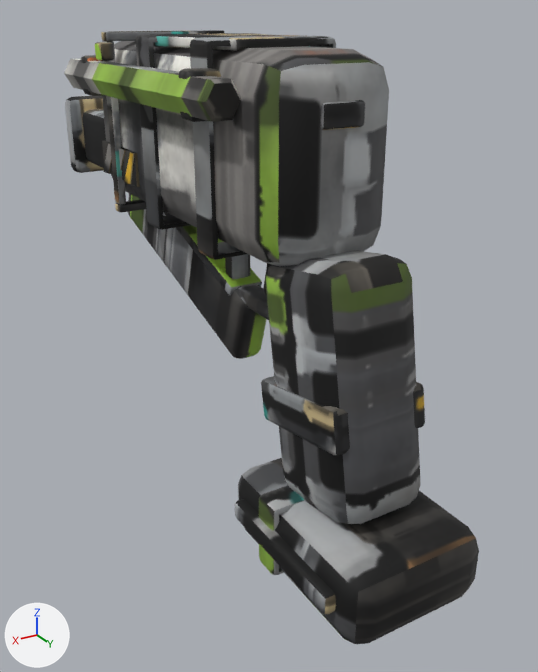
What one commit did to the FBX model art/gear/nail_gun/nail_gun.fbx.
The view is the same before and after, from a 50 mm camera at (0.00678, 0.01395, 0.00933) aimed at (-0.00083, 0.00126, 0.00299). Lighting does not change. The marker at lower left points along +X, +Y and +Z. The first picture is the older version. Where no turn or scale is listed for an object, it has been applied to the vertices. Vertices at exactly the same position are counted once.

Names of what the first picture shows: 'Glow', 'Handle', 'Mag'.
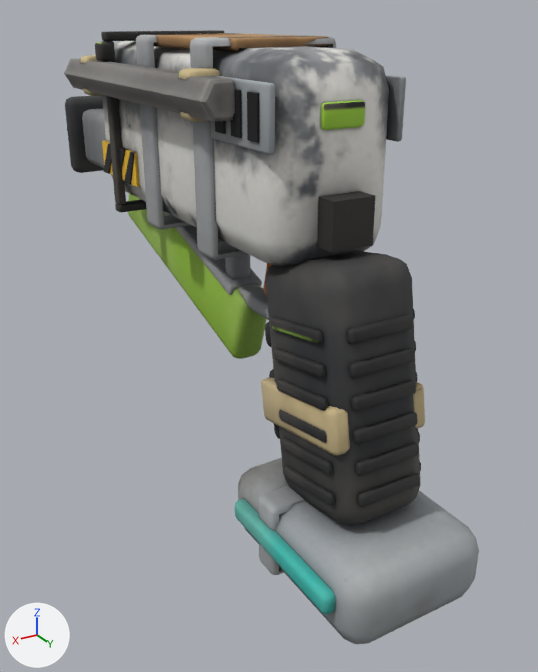
Changed parts and their boxes (x1, y1, x2, y2) in the pictures (538 x 672 px):
'Rear', added: after (316, 191, 375, 253)
part 1 of me_handle, added: after (247, 92, 260, 143)
part 2 of me_handle, built on: after (265, 309, 421, 507)
part 3 of me_handle, added: after (386, 75, 406, 142)
part 4 of me_handle, built on: after (211, 76, 275, 155)
part 5 of me_handle, surface changed: (64, 30, 479, 644) in both
part 6 of me_mag, surface changed (grey to green): (128, 193, 267, 359) in both
part 7 of me_glow, surface changed (black to green): (321, 100, 365, 130) in both

The edits, one by one:
me_glow has 44 vertices, 84 faces and spans x -0.0006..0.0002, y 0.004425..0.004545, z 0.00775..0.00815.
me_glow is used by ob_glow; location (0.0, 0.0, 0.0).
me_glow part 7: texture (UV) coordinates of 84 of 84 faces, centred in x -0.000594..0.000194, y 0.004425..0.004545, z 0.007756..0.008144, changed; they spanned u 0.13..0.98, v 0.89..0.97 and now span u 0.33..0.71, v 0.91..0.99.
me_handle is used by ob_handle; location (0.0, 0.0, 0.0).
me_handle had 1220 vertices, 2138 faces and spanned x -0.00165..0.00165, y -0.00684..0.00717, z 0.0..0.00903.
me_handle now has 2256 vertices, 3810 faces and spans x -0.00165..0.00165, y -0.00684..0.00717, z 0.0..0.00903.
me_handle part 1: a new loose piece, a box spanning x 0.00095..0.00111, y 0.00386..0.00416, z 0.0076..0.0083, in mat_nail_gun (picture img_nail_gun_color_png).
me_handle part 2: 14 vertices removed from x -0.00041..0.00001, y 0.00352..0.00358, z 0.00401..0.00429; 904 vertices added at x -0.00118..0.00078, y 0.00335..0.00623, z 0.00178..0.00499.
me_handle part 3: 68 vertices added at x -0.00151..-0.00135, y 0.00253..0.00443, z 0.00745..0.00845.
me_handle part 4: 1 vertex removed from x 0.00093, y 0.0027, z 0.00785; 63 vertices added at x 0.00095..0.00111, y 0.00253..0.00443, z 0.00745..0.00845.
me_handle part 5: 2086 kept faces spanning x -0.00165..0.00165, y -0.00684..0.00717, z 0.0..0.00903 get new texture (UV) coordinates.
Other edits to the shape of me_handle do not show in these pictures.
me_mag has 112 vertices, 204 faces and spans x -0.00058..0.00017, y -0.00436..0.00191, z 0.00269..0.00618.
me_mag is used by ob_mag; location (0.0, 0.0, 0.0).
me_mag part 6: texture (UV) coordinates of 204 of 204 faces, centred in x -0.00058..0.00017, y -0.00435..0.0019, z 0.0027..0.00618, changed; they spanned u 0.0..0.97, v 0.0..0.97 and now span u 0.1..0.97, v 0.34..0.94.
Mesh me_rear is new.
It is a box spanning x -0.0006..0.0002, y 0.004075..0.004875, z 0.00595..0.00675.
It uses material mat_nail_gun (picture img_nail_gun_color_png).
Object 'Rear' (ob_rear) is new; it shows me_rear.
Its location is (0.0, 0.0, 0.0).
